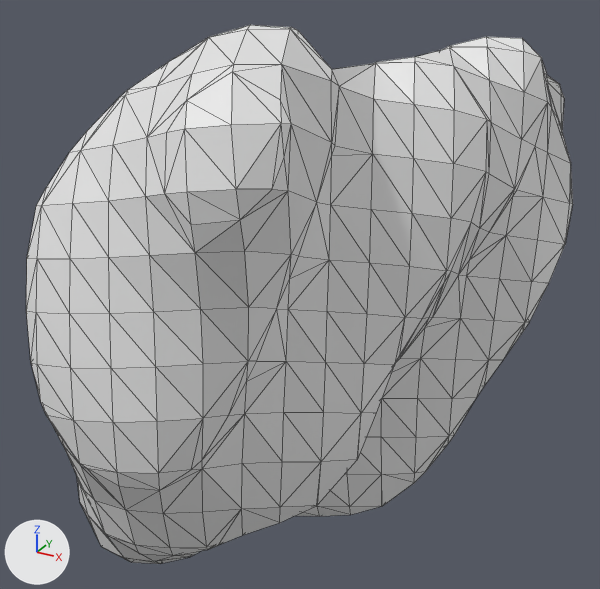
Two versions of the OBJ model src/wormguides/model/obj_files/ABprppapppp_t332.obj, one commit apart.
Before and after are seen from a 50 mm camera at (162.4, -102.3, 284.7) aimed at (145.6, -71.7, 269.4). The axes (+X, +Y, +Z) are drawn at lower left. The lights are the same throughout. Mesh edges are drawn as thin lines. Where no turn or scale is listed for an object, it has been applied to the vertices.

In view in the first picture: 'ABprppapppp_t332'.
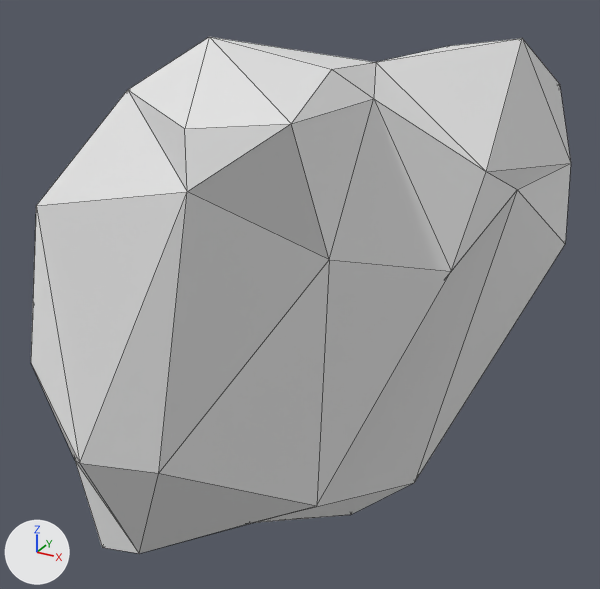
Location of each change, [x1, y1, x2, y2] in pixels of the pictures (600 x 589 px):
```json
{"object": "ABprppapppp_t332", "change": "reshaped", "before": [26, 25, 573, 564], "after": [31, 37, 571, 554]}
{"part": 1, "of": "me_abprppapppp_t332", "change": "deleted", "before": [26, 25, 573, 564]}
```

Edits to the scene script, one JSON object a line:
```json
{"block": "me_abprppapppp_t332", "where": "# used by ob_abprppapppp_t332; location = (0.0, 0.0, 0.0)"}
{"op": "remove", "block": "me_abprppapppp_t332", "code": "me_abprppapppp_t332.from_pydata(...)  # 526 vertices, 1048 faces; spans x 136.6..155.7, y -84.0..-58.9, z 256.8..281.7"}
{"op": "add", "block": "me_abprppapppp_t332", "code": "me_abprppapppp_t332.from_pydata(...)  # 41 vertices, 78 faces; spans x 137.1..155.7, y -83.8..-58.9, z 256.8..281.3"}
{"block": "me_abprppapppp_t332", "change": "me_abprppapppp_t332 part 1: 485 vertices removed from x 136.6..155.7, y -84.0..-58.9, z 256.9..281.7"}
```
